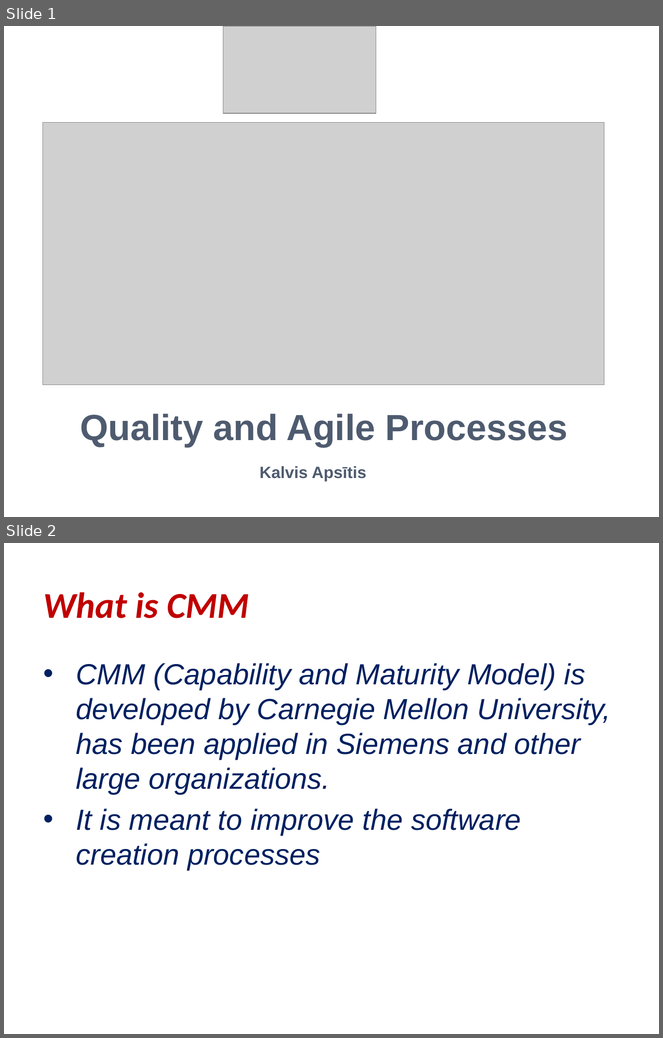
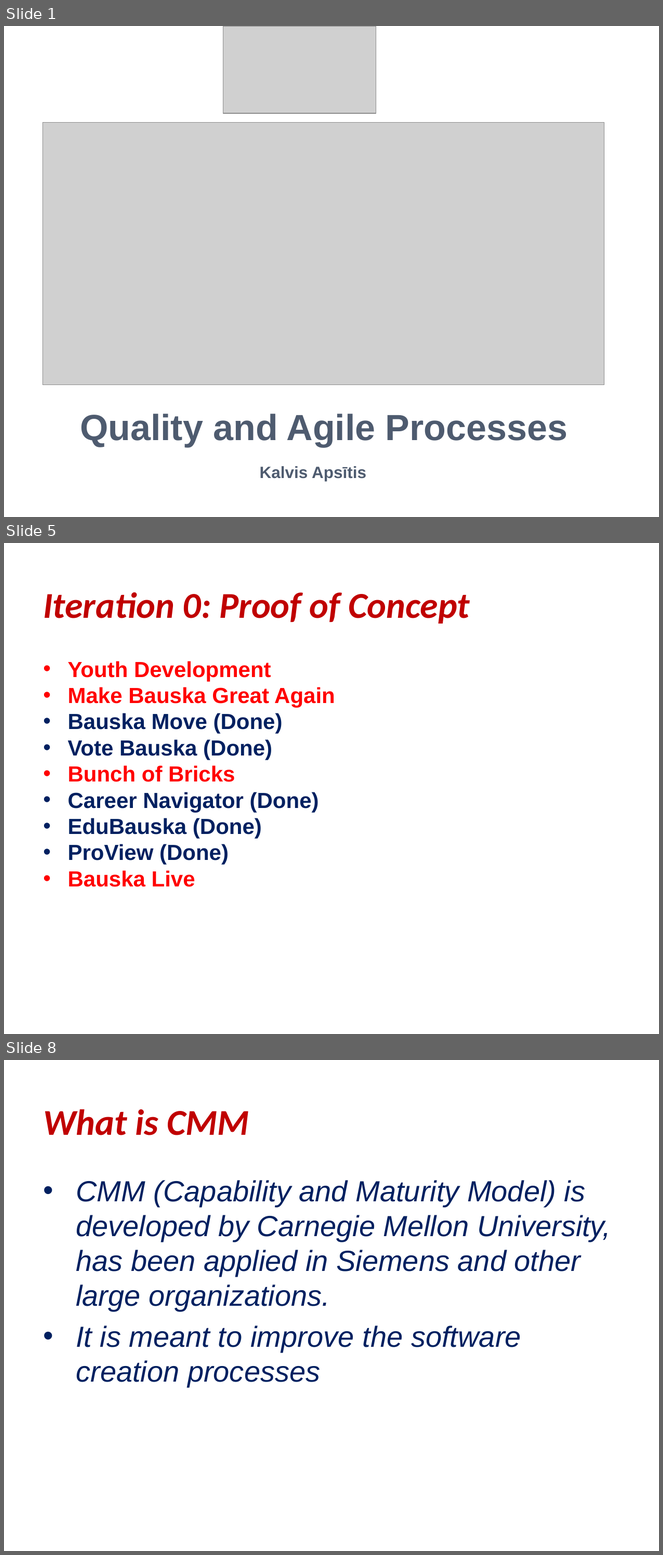
Before and after one commit to kapsitis/math, a slide deck: src/site/rbs/static/quality-and-agile-processes.pptx. Shown one above the other, each under a label of ours: slides 1 and 2 before the commit, slides 1, 5 and 8 after it; the slides between them are not shown. The pictures are 663x1038 and 663x1555 pixels, drawn with LibreOffice and Linux fonts; fonts in the diff are those of the drawing; grey boxes stand for pictures. Boxes give left, top, right and bottom in pixels: in the first picture for what was removed or moved away, otherwise in the second. Text is boxed around its words. In the diff, an @@ line names an element or a change of style, - is before the commit and + after.

```diff
--- a/src/site/rbs/static/quality-and-agile-processes.pptx
+++ b/src/site/rbs/static/quality-and-agile-processes.pptx
@@ slide 5 added at <box>4,543,659,1034</box>, background #FFFFFF @@
@@ text added at <box>43,592,470,624</box>, 40 pt, text #C00000, bold, italic @@
+Iteration 0: Proof of Concept
@@ text added at <box>68,661,335,887</box>, 24 pt, text #002060, bold @@
+• Youth Development
+• Make Bauska Great Again
+• Bauska Move (Done)
+• Vote Bauska (Done)
+• Bunch of Bricks
+• Career Navigator (Done)
+• EduBauska (Done)
+• ProView (Done)
+• Bauska Live
@@ what was slide 2 is now slide 8 @@
```
Also in this commit, not shown: 5 other slides added, 2 other files.
